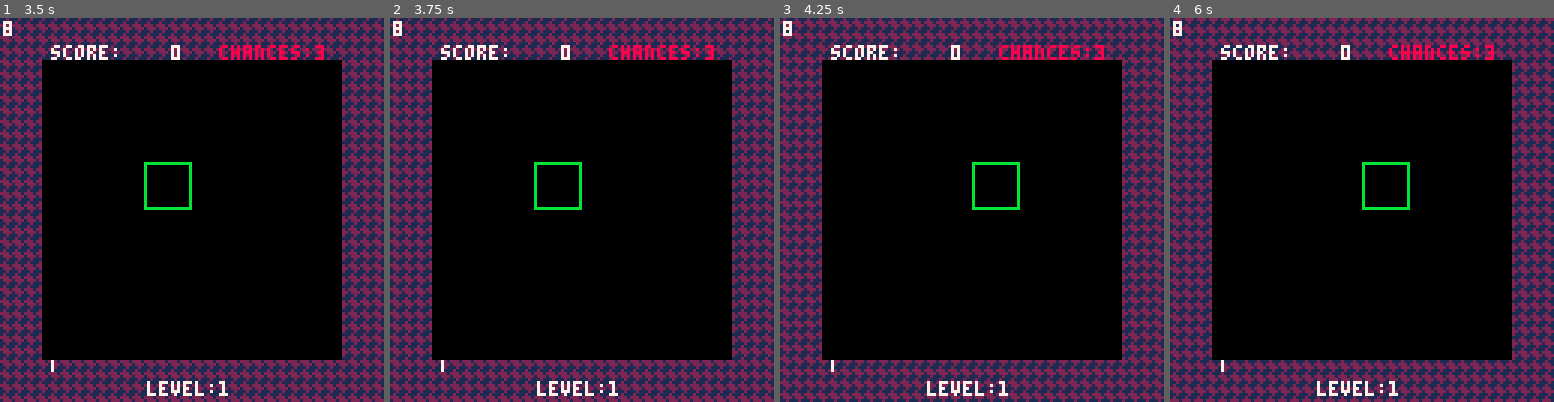
Above: before the commit, frames 1-4 (left to right).
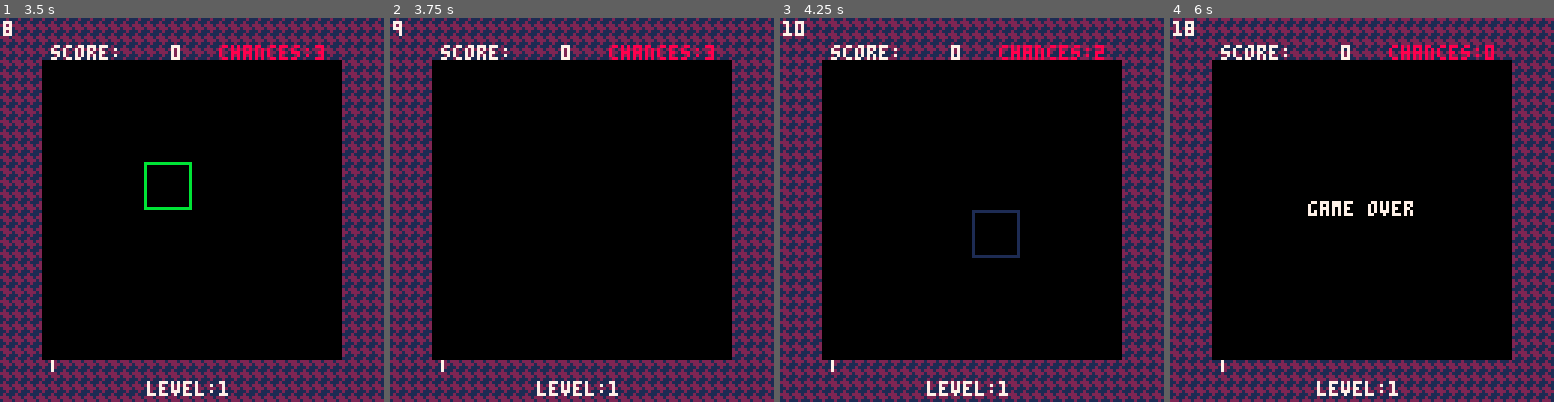
Above: after the commit, the same moments.

Repository: vm70/stratagem
Game: PICO-8 cartridge src/main.p8
The game is run twice, just before and just after one commit, with the same random seed, the same clock (stepped at 60 frames per second) and the same inputs.
Inputs (mouse positions are in pixels of both pictures, inside the frame that each line leads up to):
- Up to frame 1 (3.5 s): tap X (X key) at 0.33, 1.07, 1.85, 2.97 s; click (280, 121) at 0.67 s; tap O (Z key) at 0.7, 1.7, 2.1, 2.5, 2.9, 3.3 s; click (46, 267) at 1.22 s; hold Right 1.6-2.1 s; click (107, 114) at 1.77 s; hold Up 2.15-2.42 s; click (172, 259) at 2.32 s; hold Right 2.47-3.03 s; click (234, 106) at 2.87 s; hold Left from 3.08 s (still down); click (295, 256) at 3.42 s
- Up to frame 2 (3.75 s): release Left at 3.58 s; hold Down from 3.63 s (still down); tap O (Z key) at 3.7 s
- Up to frame 3 (4.25 s): release Down at 3.97 s; click (841, 102) at 3.97 s; hold Right from 4.02 s (still down); tap X (X key) at 4.08 s; tap O (Z key) at 4.1 s
- Up to frame 4 (6 s): tap O (Z key) every 0.4 s from 4.5 to 5.7 s; click (1292, 248) at 4.52 s; release Right at 4.68 s; hold Up 4.73-5.03 s; click (1354, 94) at 5.07 s; hold Left 5.08-5.68 s; tap X (X key) at 5.2 s; click (1419, 244) at 5.62 s; hold Down from 5.73 s (still down)

Frame 1 is identical in both runs. In frame 2, 0.4% of the frame differs, in the area x 0-50%, y 3-50%; in frame 3, 0.9%; in frame 4, 1.0%, in the area x 0-84%, y 0-52%.

Commit message:
Rearrange `SelectSwapping` for prioritizing mouse moves (if enabled); Add power-user swapping
First working success of power-user swapping (with arrow keys) during
idle mode!

Diff:
--- a/src/grid.lua
+++ b/src/grid.lua
@@ -159,21 +159,7 @@
 function SelectSwapping(player, mouse_enabled)
 	---@type Coords | nil
 	local swapping_gem = nil
-	if not mouse_enabled then
-		if btnp(0) and player.grid_cursor.x > 1 then
-			-- swap left
-			swapping_gem = { y = player.grid_cursor.y, x = player.grid_cursor.x - 1 }
-		elseif btnp(1) and player.grid_cursor.x < 6 then
-			-- swap right
-			swapping_gem = { y = player.grid_cursor.y, x = player.grid_cursor.x + 1 }
-		elseif btnp(2) and player.grid_cursor.y > 1 then
-			-- swap up
-			swapping_gem = { y = player.grid_cursor.y - 1, x = player.grid_cursor.x }
-		elseif btnp(3) and player.grid_cursor.y < 6 then
-			-- swap down
-			swapping_gem = { y = player.grid_cursor.y + 1, x = player.grid_cursor.x }
-		end
-	elseif mouse_enabled and band(stat(34), 0x1) == 1 then
+	if mouse_enabled and band(stat(34), 0x1) == 1 then
 		---@type Coords
 		local mouse_location = {
 			x = flr((stat(32) - 1) / 16),
@@ -181,7 +167,21 @@
 		}
 		if Contains(Neighbors(player.grid_cursor), mouse_location) then
 			swapping_gem = mouse_location
+			return swapping_gem
 		end
+	end
+	if btnp(0) and player.grid_cursor.x > 1 then
+		-- swap left
+		swapping_gem = { y = player.grid_cursor.y, x = player.grid_cursor.x - 1 }
+	elseif btnp(1) and player.grid_cursor.x < 6 then
+		-- swap right
+		swapping_gem = { y = player.grid_cursor.y, x = player.grid_cursor.x + 1 }
+	elseif btnp(2) and player.grid_cursor.y > 1 then
+		-- swap up
+		swapping_gem = { y = player.grid_cursor.y - 1, x = player.grid_cursor.x }
+	elseif btnp(3) and player.grid_cursor.y < 6 then
+		-- swap down
+		swapping_gem = { y = player.grid_cursor.y + 1, x = player.grid_cursor.x }
 	end
 	return swapping_gem
 end
--- a/src/main.lua
+++ b/src/main.lua
@@ -379,6 +379,9 @@
 	elseif CartState == STATES.game_idle then
 		-- state actions
 		MoveGridCursor(Player, MouseEnabled)
+		if MouseEnabled then
+			swapping_gem = SelectSwapping(Player, MouseEnabled)
+		end
 		-- state transitions
 		if Player.chances == -1 then
 			Player.chances = 0
@@ -388,6 +391,10 @@
 		elseif Player.score >= Player.level_threshold then
 			FrameCounter = 0
 			CartState = STATES.level_up_transition
+		elseif MouseEnabled and swapping_gem ~= nil then
+			Player.swapping_gem = swapping_gem
+			FrameCounter = 0
+			CartState = STATES.swap_transition
 		elseif MouseEnabled and Player.grid_cursor ~= nil and band(stat(34), 0x1) == 1 then
 			CartState = STATES.swap_select_mouse_held
 		elseif not MouseEnabled and (btnp(4) or btnp(5)) then
